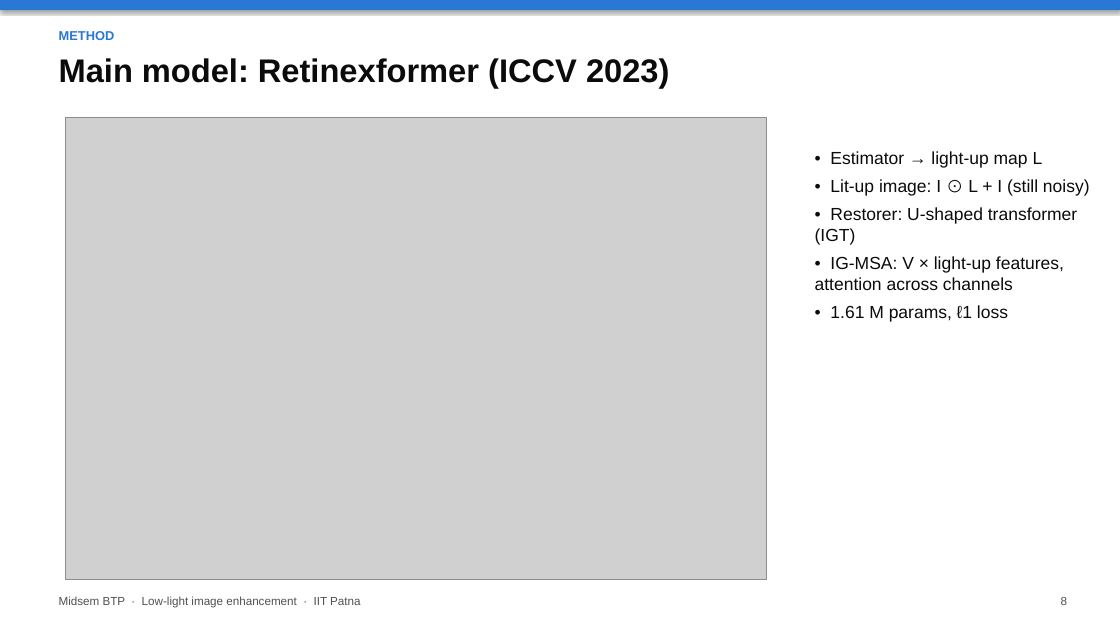
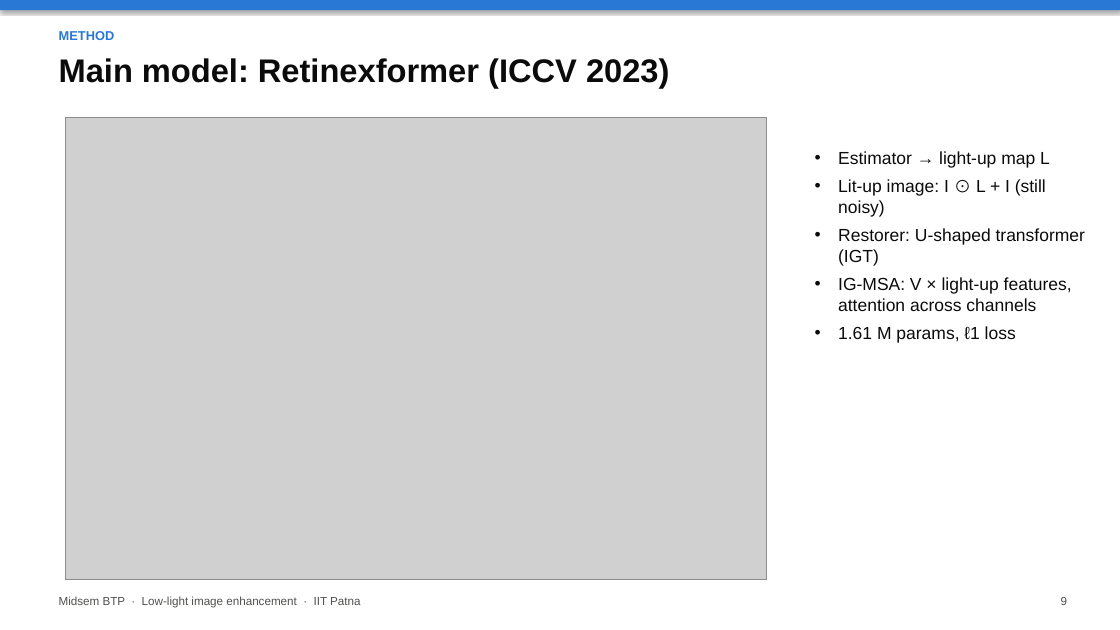
Before and after one commit to Crazycraftie/low-light-enhancement-btp, a slide deck: slide 9 of presentation/midsem.pptx (slide 8 before the commit). Drawn at 1120x630 pixels with LibreOffice and Linux fonts; fonts in the diff are those of the drawing; grey boxes stand for pictures. Boxes give left, top, right and bottom in pixels: in the first picture for what was removed or moved away, otherwise in the second. Text is boxed around its words. In the diff, an @@ line names an element or a change of style, - is before the commit and + after.

```diff
--- a/presentation/midsem.pptx
+++ b/presentation/midsem.pptx
@@ text at bbox=[838, 151, 1085, 343]: text changed @@
-• Estimator → light-up map L
-• Lit-up image: I ⊙ L + I (still noisy)
-• Restorer: U-shaped transformer (IGT)
-• IG-MSA: V × light-up features, attention across channels
-• 1.61 M params, ℓ1 loss
+• Estimator → light-up map L
+• Lit-up image: I ⊙ L + I (still noisy)
+• Restorer: U-shaped transformer (IGT)
+• IG-MSA: V × light-up features, attention across channels
+• 1.61 M params, ℓ1 loss
```
Also in this commit, not shown: 17 other slides changed, 1 slide added, 3 other files.
